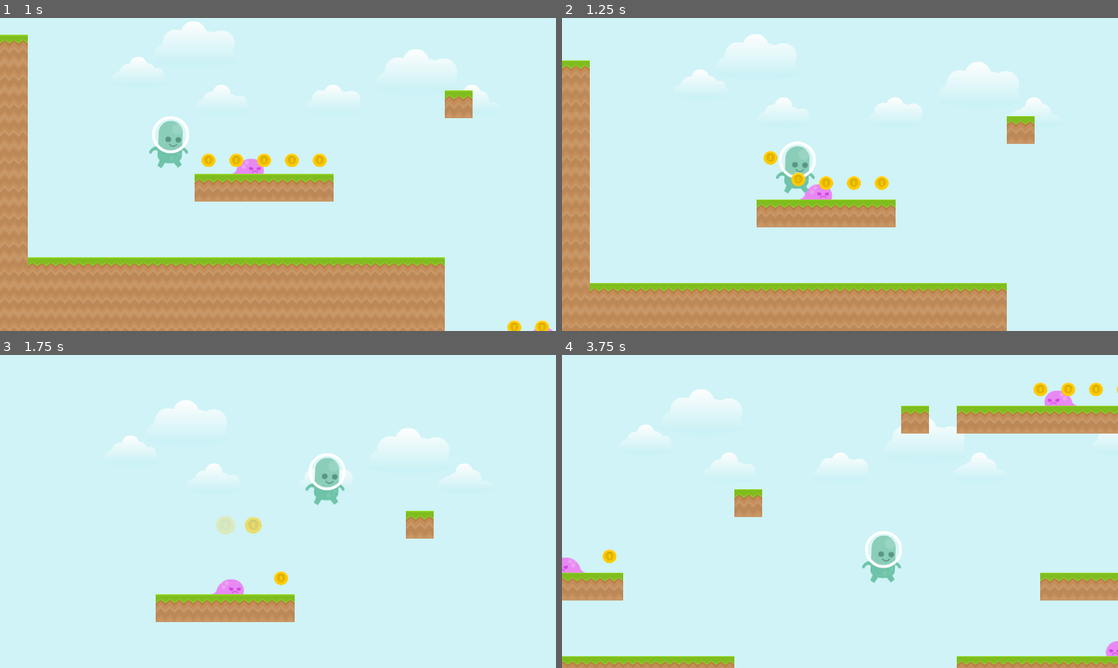
Above: before the commit, frames 1-4 (two rows, left to right).
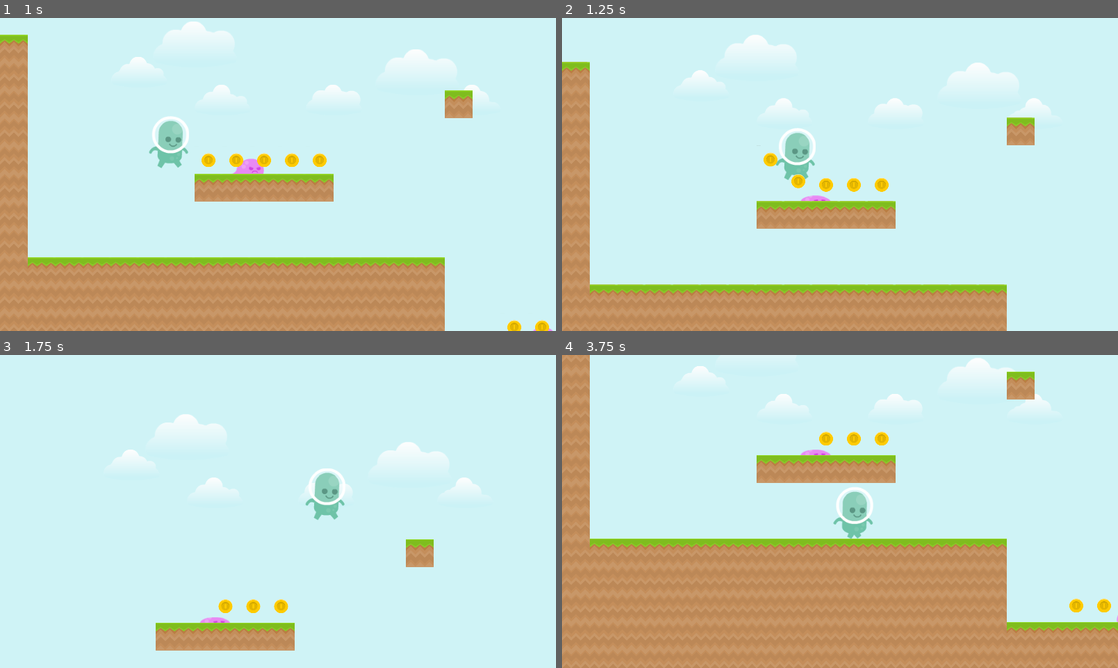
Above: after the commit, the same moments.

Repository: carlosebmachado-games/simple-platform
Game: Godot game, scene res://scenes/game.tscn
Same seed, same stepped clock (60 frames per second), same inputs: the game is played once before the commit and once after it.
Inputs:
- Up to frame 1 (1 s): hold D (move_right) from 0.53 s (still down); tap Space (jump) at 0.6, 0.77 s
- Up to frame 2 (1.25 s): keep holding D (move_right); tap Space (jump) at 1.07 s
- Up to frame 3 (1.75 s): keep holding D (move_right); tap Space (jump) at 1.35, 1.52 s
- Up to frame 4 (3.75 s): tap Space (jump) at 1.82, 2.1, 2.85, 3.02, 3.32, 3.6 s; release D (move_right) at 2.03 s; hold A (move_left) 2.03-2.78 s; hold D (move_right) from 2.78 s (still down)

Frame 1 is identical in both runs. In frame 2, 2.9% of the frame differs, in the area x 0-88%, y 5-88%; in frame 3, 8.6%; in frame 4, 49%, in the area x 0-100%, y 0-100%.

Commit message:
slime death

Diff:
--- a/scenes/game.tscn
+++ b/scenes/game.tscn
@@ -33,6 +33,9 @@
 _data = {
 "points": PoolVector2Array( 0, 0, 0, 0, 0, 3, 0, 0, 0, 0, 256, 3 )
 }
+
+[sub_resource type="RectangleShape2D" id=6]
+extents = Vector2( 256, 32 )
 
 [node name="game" type="Node2D"]
 
@@ -175,3 +178,9 @@
 collision_layer = 2
 format = 1
 tile_data = PoolIntArray( -65514, 2, 0, -65512, 2, 0, -65511, 2, 0, -65510, 2, 0, -65509, 2, 0, -65508, 2, 0, -65507, 2 …(3604 unchanged characters)…
+
+[node name="StaticBody2D" type="StaticBody2D" parent="."]
+
+[node name="CollisionShape2D" type="CollisionShape2D" parent="StaticBody2D"]
+position = Vector2( 2368, 672 )
+shape = SubResource( 6 )
--- a/scenes/prefabs/player.tscn
+++ b/scenes/prefabs/player.tscn
@@ -16,23 +16,26 @@
 "name": "idle",
 "speed": 4.0
 }, {
+"frames": [ ExtResource( 7 ), ExtResource( 1 ), ExtResource( 5 ), ExtResource( 5 ) ],
+"loop": false,
+"name": "jump",
+"speed": 8.0
+}, {
 "frames": [ ExtResource( 3 ), ExtResource( 4 ), ExtResource( 5 ), ExtResource( 1 ), ExtResource( 7 ), ExtResource( 2 ), ExtResource( 6 ) ],
 "loop": true,
 "name": "walking",
 "speed": 13.0
-}, {
-"frames": [ ExtResource( 7 ), ExtResource( 1 ), ExtResource( 5 ), ExtResource( 5 ) ],
-"loop": false,
-"name": "jump",
-"speed": 8.0
 } ]
 
 [sub_resource type="RectangleShape2D" id=2]
 extents = Vector2( 28.4351, 58.6647 )
 
 [sub_resource type="CapsuleShape2D" id=3]
-radius = 2.24333
-height = 50.095
+radius = 2.0
+height = 50.0
+
+[sub_resource type="RectangleShape2D" id=4]
+extents = Vector2( 30, 56 )
 
 [node name="player" type="KinematicBody2D"]
 collision_mask = 0
@@ -56,4 +59,11 @@
 position = Vector2( 0, 58 )
 rotation = 1.5708
 shape = SubResource( 3 )
+
+[node name="body" type="Area2D" parent="."]
+collision_mask = 8192
+
+[node name="shape" type="CollisionShape2D" parent="body"]
+shape = SubResource( 4 )
 [connection signal="body_entered" from="feet" to="." method="_on_feet_body_entered"]
+[connection signal="body_entered" from="body" to="." method="_on_body_body_entered"]
--- a/scenes/prefabs/slime.tscn
+++ b/scenes/prefabs/slime.tscn
@@ -1,24 +1,24 @@
 [gd_scene load_steps=7 format=2]
 
-[ext_resource path="res://scripts/lesma.gd" type="Script" id=1]
+[ext_resource path="res://scripts/slime.gd" type="Script" id=1]
 [ext_resource path="res://assets/enemies/slime_walk_1.png" type="Texture" id=2]
 [ext_resource path="res://assets/enemies/slime_walk_0.png" type="Texture" id=3]
 [ext_resource path="res://assets/enemies/slime_dead.png" type="Texture" id=4]
 
-[sub_resource type="SpriteFrames" id=2]
+[sub_resource type="SpriteFrames" id=1]
 animations = [ {
+"frames": [ ExtResource( 3 ), ExtResource( 2 ) ],
+"loop": true,
+"name": "walk",
+"speed": 3.0
+}, {
 "frames": [ ExtResource( 4 ) ],
 "loop": true,
 "name": "dead",
 "speed": 5.0
-}, {
-"frames": [ ExtResource( 3 ), ExtResource( 2 ) ],
-"loop": true,
-"name": "walk",
-"speed": 3.0
 } ]
 
-[sub_resource type="CapsuleShape2D" id=3]
+[sub_resource type="CapsuleShape2D" id=2]
 radius = 20.0
 height = 32.0
 
@@ -35,11 +35,11 @@
 
 [node name="sprite" type="AnimatedSprite" parent="follow/body"]
 scale = Vector2( 1.5, 1.5 )
-frames = SubResource( 2 )
+frames = SubResource( 1 )
 animation = "walk"
 playing = true
 flip_h = true
 
 [node name="shape" type="CollisionShape2D" parent="follow/body"]
 rotation = 1.5708
-shape = SubResource( 3 )
+shape = SubResource( 2 )
--- a/scripts/player.gd
+++ b/scripts/player.gd
@@ -27,7 +27,7 @@
 	velocity = move_and_slide_with_snap(velocity, Vector2.DOWN, Vector2.UP)
 
 	if is_on_floor() and Input.is_action_just_pressed("jump"):
-		velocity.y = -JUMP_SPEED
+		jump()
 
 	walking_right = false
 	walking_left = false
@@ -49,5 +49,12 @@
 	elif walking_left:
 		sprite.set_flip_h(true)
 
+func jump():
+	velocity.y = -JUMP_SPEED
+
 func _on_feet_body_entered(body):
-	print('bateu')
+	jump()
+	body.smash()
+
+func _on_body_body_entered(body):
+	print("moreu")
--- a/scripts/lesma.gd
+++ b/scripts/slime.gd
@@ -1,16 +1,27 @@
 extends KinematicBody2D
 
+var alive = true
 var way = 1
+
+onready var sprite = get_node("sprite")
 
 func _process(delta):
 	var new_offset = get_parent().get_unit_offset() + delta * way * 0.3
 	if way == 1 and new_offset >= 0.9:
 		way = -1
 		get_parent().set_unit_offset(0.9999)
-		get_node("sprite").set_flip_h(false)
+		sprite.set_flip_h(false)
 	if way == -1 and new_offset <= 0:
 		way = 1
 		get_parent().set_unit_offset(0)
-		get_node("sprite").set_flip_h(true)
+		sprite.set_flip_h(true)
 	else:
 		get_parent().set_unit_offset(new_offset)
+
+func smash():
+	if not alive: return
+	alive = false
+	sprite.set_animation("dead")
+	sprite.set_offset(Vector2(0, 8))
+	get_node("shape").queue_free()
+	set_process(false)
Not shown: 4 places in scenes/game.tscn that only renumber resources
Not shown: 1 places in scenes/prefabs/player.tscn that only renumber resources
